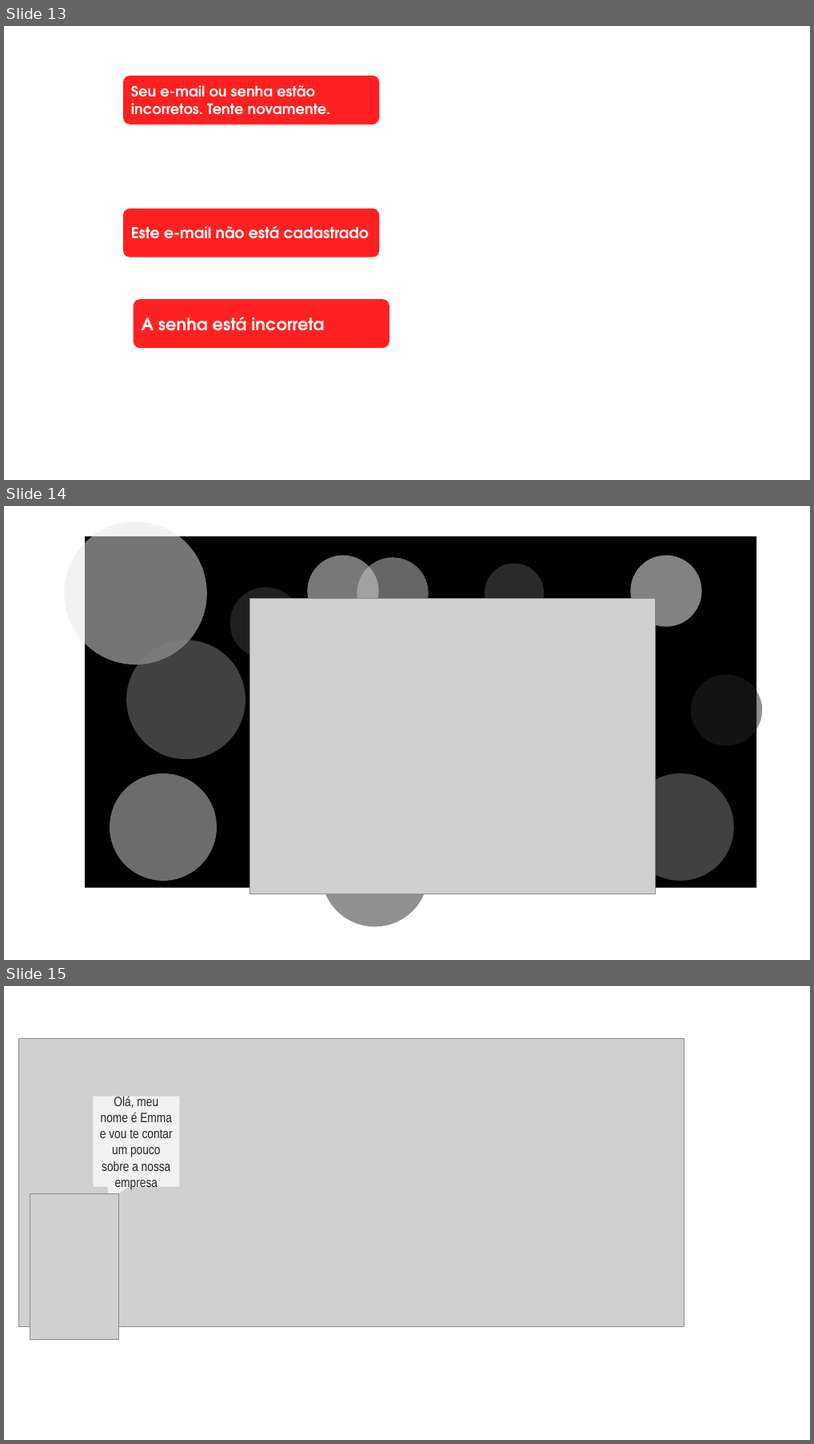
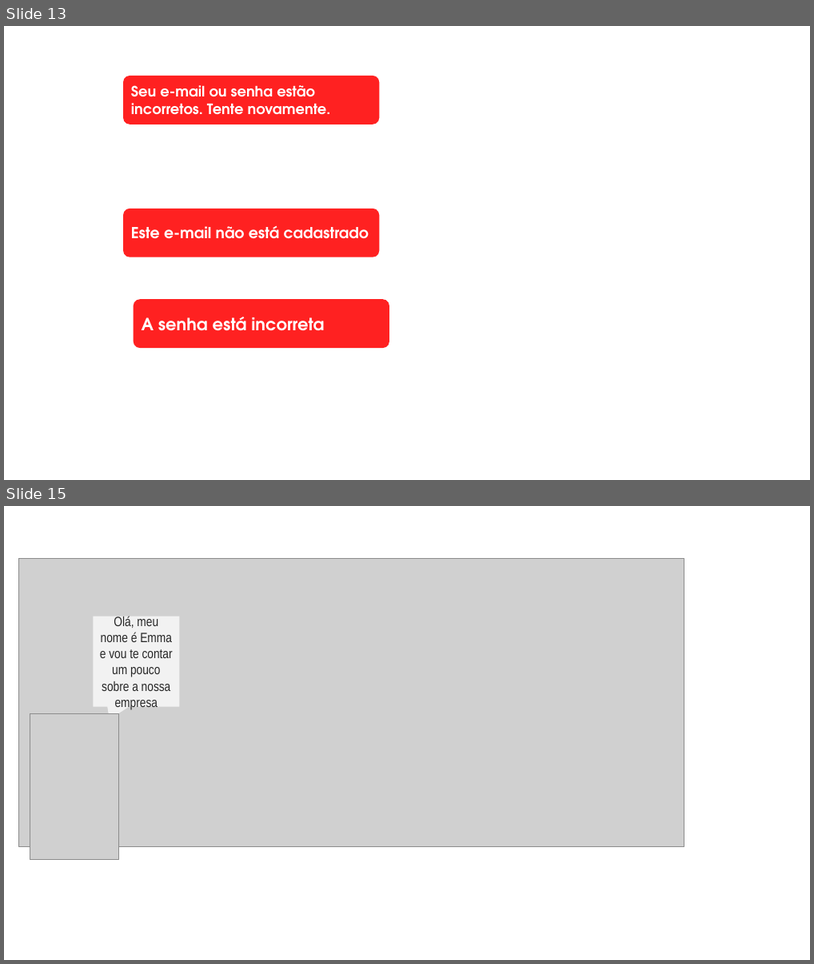
Before and after one commit to ArianeBarros/Projeto-Inova, a slide deck: Imagens/fundinho.pptx. Shown one above the other, each under a label of ours: slides 13, 14 and 15 before the commit, slides 13 and 15 after it; the slides between them are not shown. The pictures are 814x1444 and 814x964 pixels, drawn with LibreOffice and Linux fonts; fonts in the diff are those of the drawing; grey boxes stand for pictures. Boxes give left, top, right and bottom in pixels: in the first picture for what was removed or moved away, otherwise in the second. Text is boxed around its words. In the diff, an @@ line names an element or a change of style, - is before the commit and + after.

```diff
--- a/Imagens/fundinho.pptx
+++ b/Imagens/fundinho.pptx
@@ slide 14 removed at <box>4,506,810,960</box>, background #FFFFFF @@
@@ ellipse removed at <box>65,522,207,664</box> @@
@@ rectangle removed at <box>85,536,757,888</box> @@
@@ ellipse removed at <box>308,555,379,626</box> @@
@@ ellipse removed at <box>358,557,429,629</box> @@
@@ ellipse removed at <box>485,564,544,623</box> @@
@@ ellipse removed at <box>630,555,702,626</box> @@
@@ ellipse removed at <box>230,587,302,659</box> @@
@@ picture removed at <box>250,598,656,893</box> @@
@@ ellipse removed at <box>127,640,246,759</box> @@
@@ ellipse removed at <box>691,674,762,745</box> @@
@@ ellipse removed at <box>110,773,217,880</box> @@
@@ ellipse removed at <box>627,773,734,880</box> @@
@@ ellipse removed at <box>322,820,429,927</box> @@
```
Also in this commit, not shown: 1 slide changed, 4 slides added, 6 other files.
